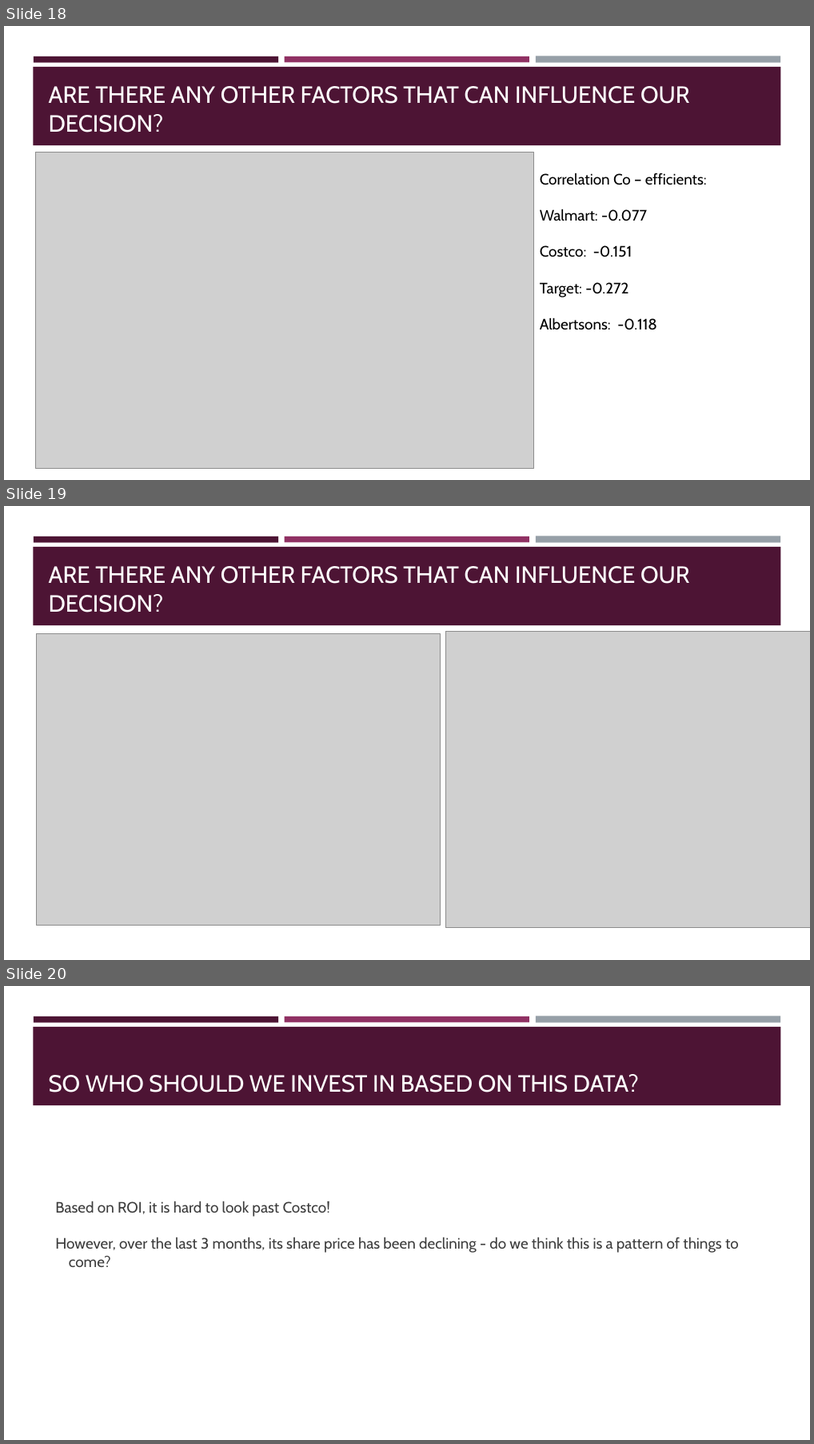
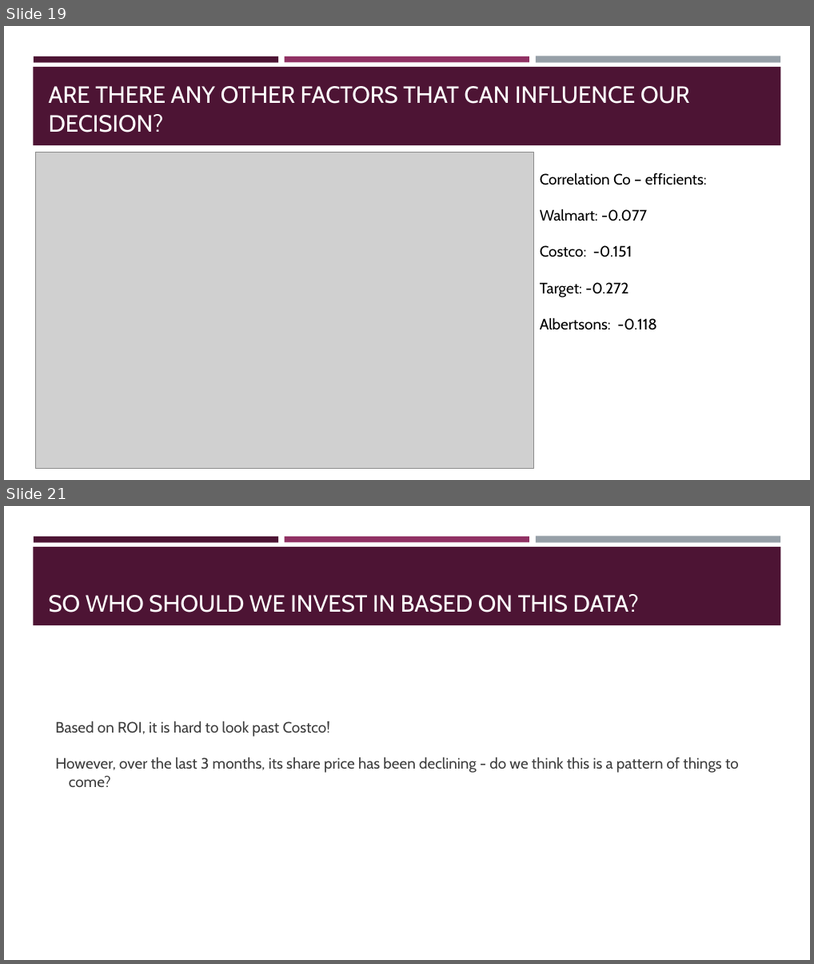
Before and after one commit to drchid1/Team-Project-Group-3---Finance-, a slide deck: presentation/Group 3 – FINANCIAL ANALYSIS.pptx. Shown one above the other, each under a label of ours: slides 18, 19 and 20 before the commit, slides 19 and 21 after it; the slides between them are not shown. The pictures are 814x1444 and 814x964 pixels, drawn with LibreOffice and Linux fonts; fonts in the diff are those of the drawing; grey boxes stand for pictures. Boxes give left, top, right and bottom in pixels: in the first picture for what was removed or moved away, otherwise in the second. Text is boxed around its words. In the diff, an @@ line names an element or a change of style, - is before the commit and + after.

```diff
--- a/presentation/Group 3 – FINANCIAL ANALYSIS.pptx
+++ b/presentation/Group 3 – FINANCIAL ANALYSIS.pptx
@@ slide 19 removed at (4, 506, 810, 960), background #FFFFFF; not listed: 4 template elements that a slide beside it also shows @@
@@ title removed at (49, 566, 690, 612) @@
-ARE THERE ANY OTHER FACTORS THAT CAN INFLUENCE OUR DECISION?
@@ picture removed at (36, 634, 440, 924) @@
@@ picture removed at (446, 632, 810, 928) @@
@@ what was slide 18 is now slide 19 @@
@@ what was slide 20 is now slide 21 @@
```
Also in this commit, not shown: 1 slide changed, 2 slides added, 14 other files.
